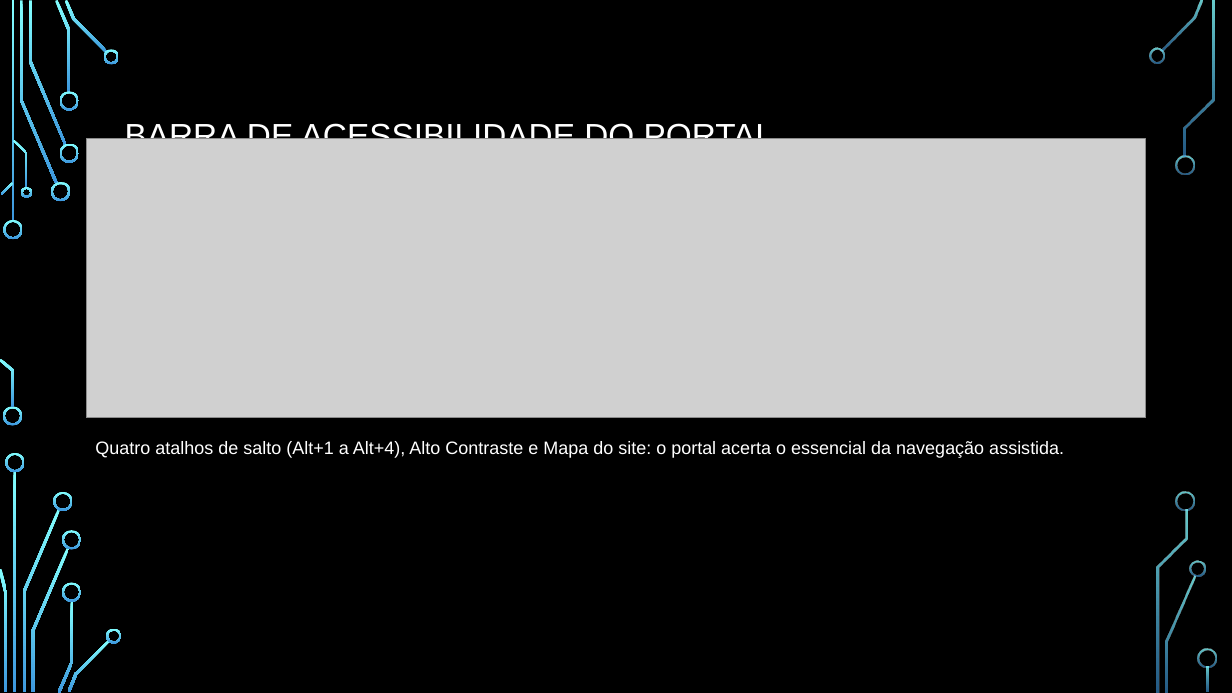
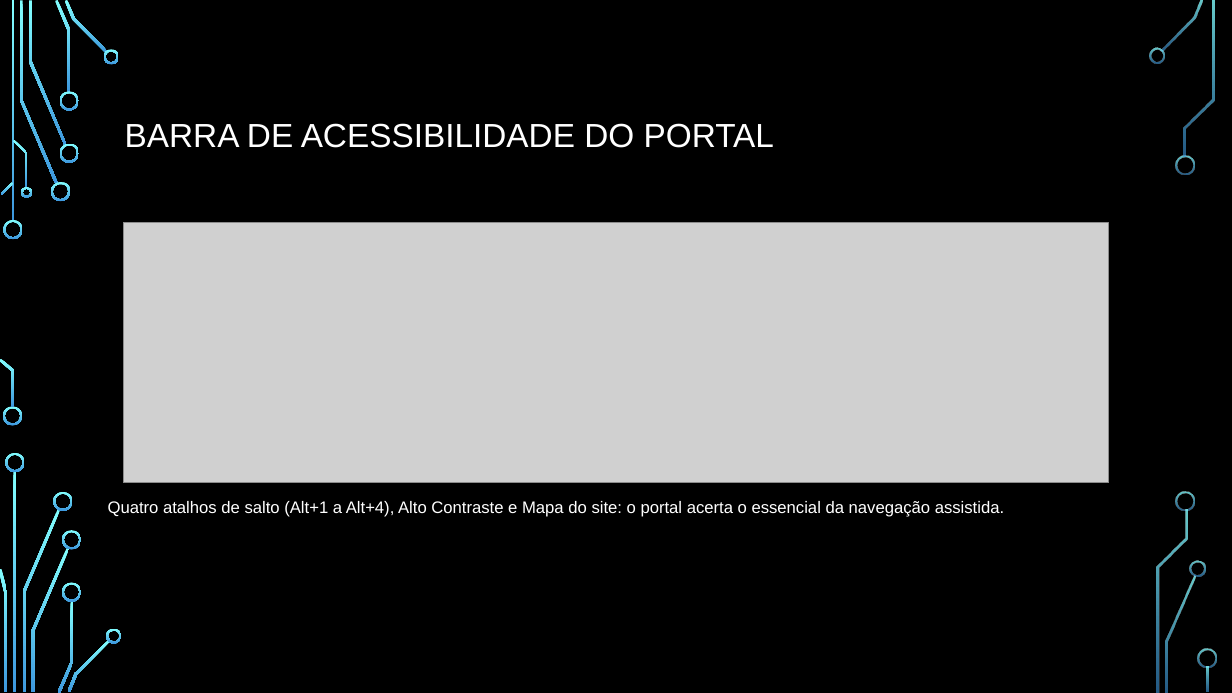
Before and after one commit to guilhermedopp/atividades, a slide deck: slide 11 of apresentacao/APRESENTACAO_AVALIACAO_ACESSIBILIDADE.pptx. Drawn at 1232x693 pixels with LibreOffice and Linux fonts; fonts in the diff are those of the drawing; grey boxes stand for pictures; background and template pictures are left out. Boxes give left, top, right and bottom in pixels: in the first picture for what was removed or moved away, otherwise in the second. Text is boxed around its words. In the diff, an @@ line names an element or a change of style, - is before the commit and + after.

```diff
--- a/apresentacao/APRESENTACAO_AVALIACAO_ACESSIBILIDADE.pptx
+++ b/apresentacao/APRESENTACAO_AVALIACAO_ACESSIBILIDADE.pptx
@@ picture: place and size @@
-picture at box(86, 139, 1146, 418)
+picture at box(123, 223, 1109, 482)
@@ text "Quatro atalhos de salto (Alt+1 ...": place and size @@
-text "Quatro atalhos de salto (Alt+1 ..." at box(95, 441, 1064, 458)
+text "Quatro atalhos de salto (Alt+1 ..." at box(108, 501, 1004, 517)
@@ text "Quatro atalhos de salto (Alt+1 ..." at box(108, 501, 1004, 517): size 14 to 13 pt @@
```
Also in this commit, not shown: 3 other slides changed, 6 other files.
